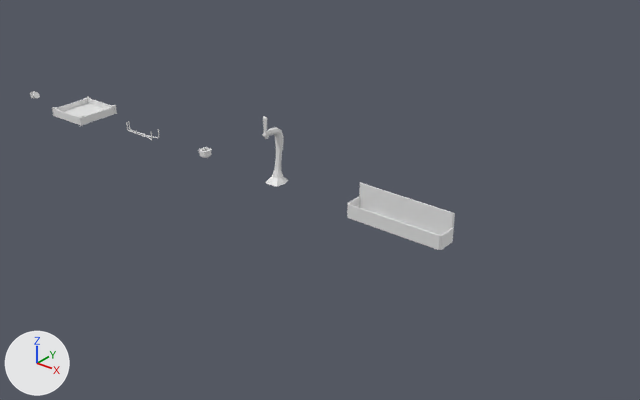
One commit to the FBX model Assets/Graphics/Temporary Props/fbx/props.fbx: the scene before it, then after it.
One viewpoint serves both versions: a 50 mm lens placed at (18.62, -11.93, 7.31), pointed at (8.78, 0.37, -0.31). Arrows for +X, +Y and +Z are at lower left; the lights stay in place. The older version comes first. Where no turn or scale is listed for an object, it has been applied to the vertices.

Objects in the first picture: 'bottle holder', 'glass container', 'liquid tap' and 3 more.
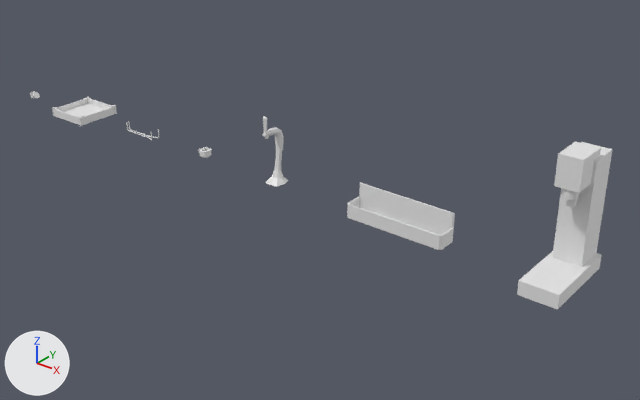
Commit message: create soda fountain

Edits to the scene script, one JSON object a line:
```json
{"op": "add", "block": "me_plane_002_1", "code": ["me_plane_002_1 = bpy.data.meshes.new('Plane.002')", "me_plane_002_1.from_pydata(...)  # 80 vertices, 60 faces; spans x -0.34..0.34, y -0.86..0.71, z 0.0..2.21"]}
{"op": "add", "block": "ob_soda_fountain", "code": ["ob_soda_fountain = bpy.data.objects.new('soda fountain', me_plane_002_1)", "ob_soda_fountain.location = (14.0, 0.0, 0.0)"]}
```

Changed parts and their boxes (x1, y1, x2, y2) in the pictures (640 x 400 px):
```json
{"object": "soda fountain", "change": "added", "after": [517, 142, 612, 309]}
```
